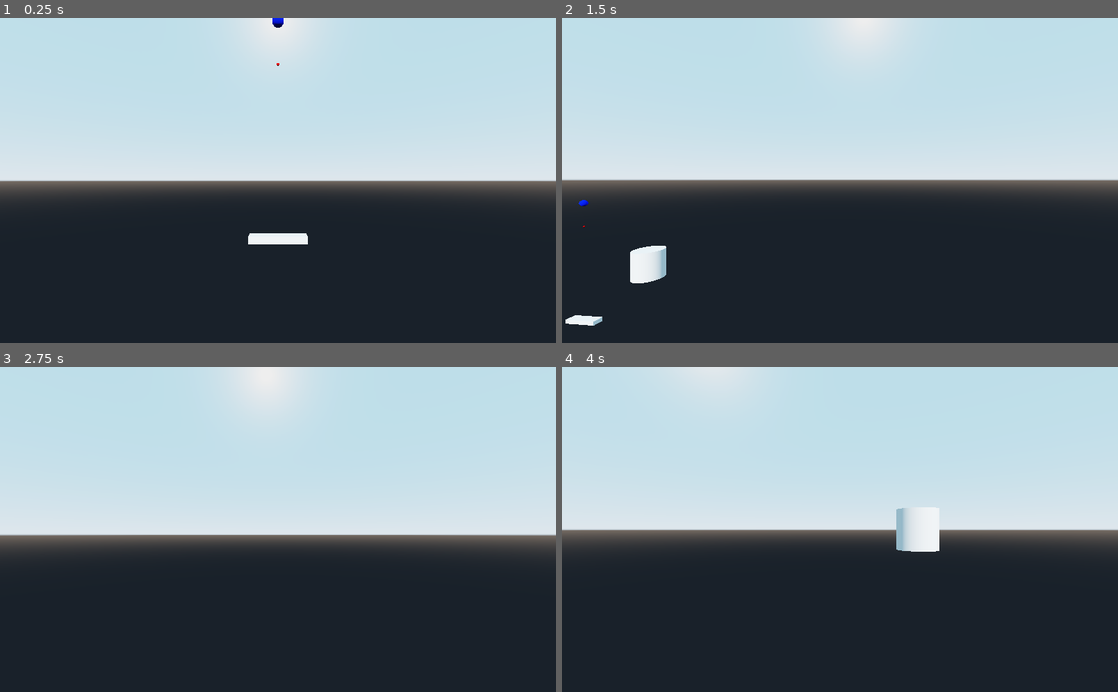
Above: before the commit, frames 1-4 (two rows, left to right).
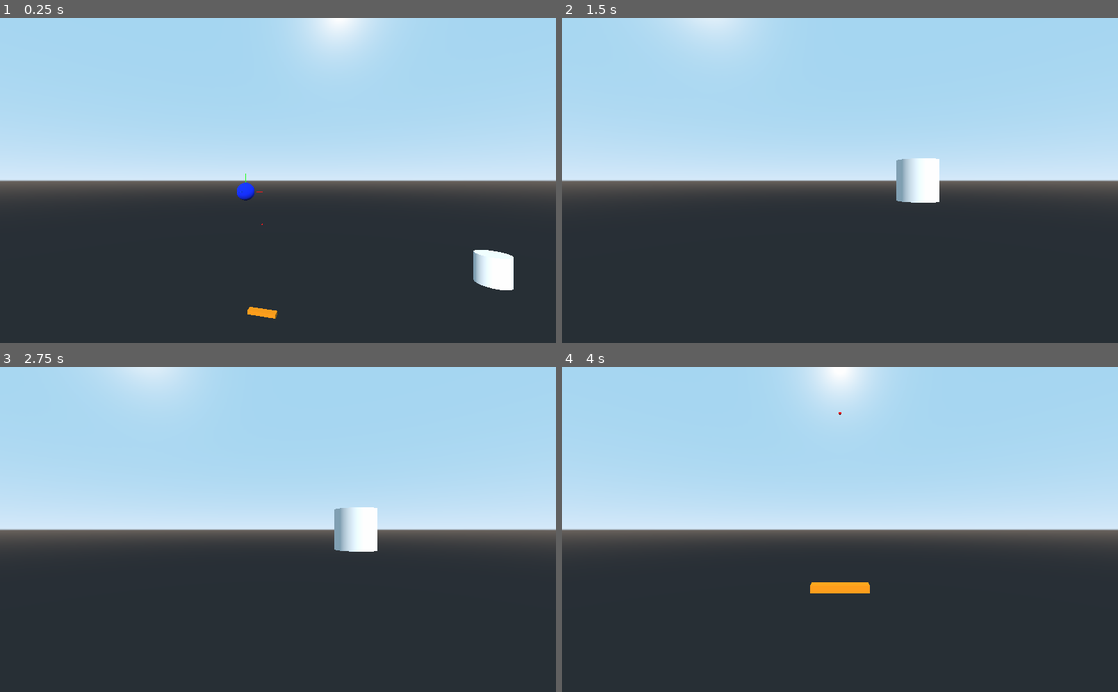
Above: after the commit, the same moments.

Repository: teratron/treaker
Game: Godot game, scene res://src/main/Main.tscn
The game is run twice, just before and just after one commit, with the same random seed, the same clock (stepped at 60 frames per second) and the same inputs.
Inputs (mouse positions are in pixels of both pictures, inside the frame that each line leads up to):
- Up to frame 1 (0.25 s): no input
- Up to frame 2 (1.5 s): tap Enter at 0.5 s; move the mouse to (867, 180) at 0.52 s; press the mouse at (867, 180) at 0.53 s; hold W (move_forward) from 0.53 s (still down); move the mouse to (812, 180) at 1.27 s; release the mouse at (812, 180) at 1.28 s; tap C (toggle_camera) at 1.35 s
- Up to frame 3 (2.75 s): keep holding W (move_forward); move the mouse to (289, 523) at 2.02 s; tap Alt (use_ability) at 2.1 s
- Up to frame 4 (4 s): keep holding W (move_forward); tap Space (move_up) at 2.75 s; move the mouse to (834, 536) at 2.77 s; click (834, 536) at 2.85 s; tap Enter at 3.5 s; move the mouse to (878, 532) at 3.52 s; hold C (toggle_camera) from 3.53 s (still down)

The runs differ from the first frame. In frame 1, 16% of the frame differs, in the area x 0-100%, y 0-93%; in frame 2, 17%, in the area x 0-100%, y 0-95%; in frame 3, 16%; in frame 4, 17%.
Error before the commit: Parse Error: The member "position" already exists in a parent class. (res://src/player/Ball.gd:8)

Commit message:
Add axis

Diff:
--- /dev/null
+++ b/app/src/debug/Axis.tscn
@@ -0,0 +1,41 @@
+[gd_scene load_steps=7 format=2]
+
+[sub_resource type="SpatialMaterial" id=7]
+albedo_color = Color( 1, 0, 0, 1 )
+
+[sub_resource type="CubeMesh" id=2]
+material = SubResource( 7 )
+size = Vector3( 2, 0.05, 0.05 )
+
+[sub_resource type="SpatialMaterial" id=6]
+albedo_color = Color( 0.0784314, 1, 0, 1 )
+
+[sub_resource type="CubeMesh" id=3]
+material = SubResource( 6 )
+size = Vector3( 0.05, 2, 0.05 )
+
+[sub_resource type="SpatialMaterial" id=4]
+albedo_color = Color( 0, 0.298039, 1, 1 )
+
+[sub_resource type="CubeMesh" id=5]
+material = SubResource( 4 )
+size = Vector3( 0.05, 0.05, 2 )
+
+[node name="Axis" type="Spatial"]
+
+[node name="X" type="MeshInstance" parent="."]
+transform = Transform( 1, 0, 0, 0, 1, 0, 0, 0, 1, 1, 0, 0 )
+mesh = SubResource( 2 )
+material/0 = null
+
+[node name="Y" type="MeshInstance" parent="."]
+transform = Transform( 1, 0, 0, 0, 1, 0, 0, 0, 1, 0, 1, 0 )
+mesh = SubResource( 3 )
+skeleton = NodePath("../X")
+material/0 = null
+
+[node name="Z" type="MeshInstance" parent="."]
+transform = Transform( 1, 0, 0, 0, 1, 0, 0, 0, 1, 0, 0, 1 )
+mesh = SubResource( 5 )
+skeleton = NodePath("../X")
+material/0 = null
--- a/app/src/debug/CameraFloat.gd
+++ b/app/src/debug/CameraFloat.gd
@@ -2,7 +2,7 @@
 
 
 const MOUSE_SENSITIVITY = 0.002
-const MOVE_SPEED = 0.8
+const MOVE_SPEED = 1.2
 
 var rotate   = Vector3()
 var velocity = Vector3()
--- a/app/src/debug/Debug.tscn
+++ b/app/src/debug/Debug.tscn
@@ -12,7 +12,7 @@
 }
 
 [node name="CameraFloat" type="Camera" parent="." groups=["camera"]]
-transform = Transform( 0.707107, 0, 0.707107, 0, 1, 0, -0.707107, 0, 0.707107, 15, 6, 19 )
+transform = Transform( 0.965926, 0, 0.258819, 0, 1, 0, -0.258819, 0, 0.965926, -10, 6, 19 )
 script = ExtResource( 1 )
 
 [node name="CameraStatic" type="Camera" parent="." groups=["camera"]]
--- a/app/src/player/Ball.gd
+++ b/app/src/player/Ball.gd
@@ -1,23 +1,30 @@
-extends MeshInstance
+extends RigidBody
 
 
-const DEFAULT_SPEED = 10
+#const DEFAULT_SPEED = 10
+#
+#var _speed = DEFAULT_SPEED
+#var direction = Vector3.UP
+#var position = Transform()
+#
+##onready var _initial_pos = position
+#
+#
+#func _ready():
+#	pass
 
-var _speed = DEFAULT_SPEED
-var direction = Vector3.UP
-var position = Transform()
 
-#onready var _initial_pos = position
+func _physics_process(_delta):
+	#transform = transform.orthonormalized()
+	print(transform.origin)
 
-func _ready():
-	pass
+#	_speed += delta * 2
+#	transform.origin = Vector3(-_speed, -_speed, 0) * direction
 
-func _physics_process(delta):
-	_speed += delta * 2
-	transform.origin = Vector3(-_speed, -_speed, 0) * direction
 	#prints(Vector3(-_speed, -_speed, 0), transform.origin)
 	#position += _speed * delta * direction
 	#transform = position.translated(Vector3(0, 1, 0))
+	pass
 
 
 #func reset():
--- a/app/src/player/Ball.tres
+++ b/app/src/player/Ball.tres
@@ -5,5 +5,3 @@
 
 [resource]
 material = SubResource( 3 )
-radius = 0.4
-height = 0.8
--- a/app/src/player/Ball.tscn
+++ b/app/src/player/Ball.tscn
@@ -2,24 +2,18 @@
 
 [ext_resource path="res://src/player/Ball.gd" type="Script" id=1]
 [ext_resource path="res://src/player/Ball.tres" type="SphereMesh" id=2]
-
-[sub_resource type="SphereShape" id=2]
-radius = 0.4
+[ext_resource path="res://src/debug/Axis.tscn" type="PackedScene" id=3]
 
 [sub_resource type="SphereShape" id=1]
-radius = 0.4
 
-[node name="Ball" type="MeshInstance"]
+[node name="Ball" type="RigidBody"]
+script = ExtResource( 1 )
+
+[node name="MeshInstance" type="MeshInstance" parent="."]
 mesh = ExtResource( 2 )
 material/0 = null
-script = ExtResource( 1 )
 
-[node name="RigidBody" type="RigidBody" parent="."]
+[node name="CollisionShape" type="CollisionShape" parent="."]
+shape = SubResource( 1 )
 
-[node name="CollisionShape" type="CollisionShape" parent="RigidBody"]
-shape = SubResource( 2 )
-
-[node name="Area" type="Area" parent="."]
-
-[node name="CollisionShape" type="CollisionShape" parent="Area"]
-shape = SubResource( 1 )
+[node name="Axis" parent="." instance=ExtResource( 3 )]
--- a/app/src/player/Boundary.tscn
+++ b/app/src/player/Boundary.tscn
@@ -1,35 +1,50 @@
-[gd_scene load_steps=5 format=2]
+[gd_scene load_steps=6 format=2]
 
-[sub_resource type="PhysicsMaterial" id=4]
+[sub_resource type="PhysicsMaterial" id=9]
+friction = 0.0
+bounce = 1.0
 
 [sub_resource type="CylinderMesh" id=5]
-flip_faces = true
-top_radius = 6.0
-bottom_radius = 6.0
+top_radius = 12.0
+bottom_radius = 12.0
+height = 10.0
+rings = 1
+
+[sub_resource type="SpatialMaterial" id=8]
+params_cull_mode = 1
 
 [sub_resource type="CylinderShape" id=3]
-radius = 6.0
+radius = 12.0
+height = 10.0
 
-[sub_resource type="CylinderShape" id=6]
-radius = 3.0
+[sub_resource type="BoxShape" id=7]
+extents = Vector3( 12, 1, 5 )
 
 [node name="Boundary" type="StaticBody"]
-physics_material_override = SubResource( 4 )
+physics_material_override = SubResource( 9 )
 
 [node name="MeshInstance" type="MeshInstance" parent="."]
 transform = Transform( 1, 0, 0, 0, -4.37114e-08, -1, 0, 1, -4.37114e-08, 0, 0, 0 )
+visible = false
 mesh = SubResource( 5 )
-material/0 = null
+material/0 = SubResource( 8 )
 
 [node name="CollisionShape" type="CollisionShape" parent="."]
 transform = Transform( 1, 0, 0, 0, 0, -1, 0, 1, 0, 0, 0, 0 )
 shape = SubResource( 3 )
 
-[node name="Area" type="Area" parent="."]
-space_override = 3
-gravity_point = true
-gravity_vec = Vector3( 0, 0, 0 )
+[node name="CollisionShape2" type="CollisionShape" parent="."]
+transform = Transform( 1, 0, 0, 0, 1, 0, 0, 0, 1, 0, 13, 0 )
+shape = SubResource( 7 )
 
-[node name="CollisionShape" type="CollisionShape" parent="Area"]
-transform = Transform( 1, 0, 0, 0, -4.37114e-08, -1, 0, 1, -4.37114e-08, 0, 0, 0 )
-shape = SubResource( 6 )
+[node name="CollisionShape3" type="CollisionShape" parent="."]
+transform = Transform( 1, 0, 0, 0, 1, 0, 0, 0, 1, 0, -13, 0 )
+shape = SubResource( 7 )
+
+[node name="CollisionShape4" type="CollisionShape" parent="."]
+transform = Transform( -4.37114e-08, -1, 0, 1, -4.37114e-08, 0, 0, 0, 1, -13, -3.0598e-07, 0 )
+shape = SubResource( 7 )
+
+[node name="CollisionShape5" type="CollisionShape" parent="."]
+transform = Transform( -4.37114e-08, -1, 0, 1, -4.37114e-08, 0, 0, 0, 1, 13, 3.0598e-07, 0 )
+shape = SubResource( 7 )
--- a/app/src/player/Paddle.gd
+++ b/app/src/player/Paddle.gd
@@ -1,4 +1,4 @@
-extends MeshInstance
+extends StaticBody
 
 
 #const MOVE_SPEED = 100
--- a/app/src/player/Paddle.tres
+++ b/app/src/player/Paddle.tres
@@ -1,4 +1,8 @@
-[gd_resource type="CubeMesh" format=2]
+[gd_resource type="CubeMesh" load_steps=2 format=2]
+
+[sub_resource type="SpatialMaterial" id=1]
+albedo_color = Color( 1, 0.560784, 0, 1 )
 
 [resource]
+material = SubResource( 1 )
 size = Vector3( 4, 0.5, 1 )
--- a/app/src/player/Paddle.tscn
+++ b/app/src/player/Paddle.tscn
@@ -6,20 +6,12 @@
 [sub_resource type="BoxShape" id=1]
 extents = Vector3( 2, 0.25, 0.5 )
 
-[sub_resource type="BoxShape" id=3]
-extents = Vector3( 2, 0.25, 0.5 )
+[node name="Paddle" type="StaticBody"]
+script = ExtResource( 1 )
 
-[node name="Paddle" type="MeshInstance"]
+[node name="MeshInstance" type="MeshInstance" parent="."]
 mesh = ExtResource( 2 )
 material/0 = null
-script = ExtResource( 1 )
 
-[node name="StaticBody" type="StaticBody" parent="."]
-
-[node name="CollisionShape" type="CollisionShape" parent="StaticBody"]
+[node name="CollisionShape" type="CollisionShape" parent="."]
 shape = SubResource( 1 )
-
-[node name="Area" type="Area" parent="."]
-
-[node name="CollisionShape" type="CollisionShape" parent="Area"]
-shape = SubResource( 3 )
--- a/app/src/player/Player.tscn
+++ b/app/src/player/Player.tscn
@@ -1,8 +1,7 @@
-[gd_scene load_steps=6 format=2]
+[gd_scene load_steps=5 format=2]
 
 [ext_resource path="res://src/player/Player.gd" type="Script" id=1]
 [ext_resource path="res://src/player/Paddle.tscn" type="PackedScene" id=2]
-[ext_resource path="res://src/player/Ball.tscn" type="PackedScene" id=3]
 
 [sub_resource type="SpatialMaterial" id=2]
 albedo_color = Color( 1, 0, 0, 1 )
@@ -26,9 +25,6 @@
 
 [node name="Camera" type="Camera" parent="Rotor" groups=["camera"]]
 
-[node name="Ball" parent="." instance=ExtResource( 3 )]
-transform = Transform( 1, 0, 0, 0, 1, 0, 0, 0, 1, 0, 3, 0 )
-
 [node name="Center" type="MeshInstance" parent="."]
 mesh = SubResource( 1 )
 material/0 = null
--- a/app/src/world/World.gd
+++ b/app/src/world/World.gd
@@ -10,8 +10,9 @@
 #	print(get_viewport().print_tree())
 
 
-#func _process(delta):
-#	pass
+func _physics_process(_delta):
+	#print($Ball.global_transform.origin)
+	pass
 
 
 #func _input(event):
--- a/app/src/world/World.tscn
+++ b/app/src/world/World.tscn
@@ -1,21 +1,24 @@
-[gd_scene load_steps=5 format=2]
+[gd_scene load_steps=6 format=2]
 
 [ext_resource path="res://src/debug/Debug.tscn" type="PackedScene" id=1]
 [ext_resource path="res://src/player/Player.tscn" type="PackedScene" id=2]
 [ext_resource path="res://src/world/World.gd" type="Script" id=3]
-[ext_resource path="res://src/world/World.tres" type="Environment" id=4]
+[ext_resource path="res://src/player/Ball.tscn" type="PackedScene" id=4]
+[ext_resource path="res://src/player/Boundary.tscn" type="PackedScene" id=5]
 
 [node name="World" type="Spatial"]
 script = ExtResource( 3 )
-
-[node name="Player" parent="." instance=ExtResource( 2 )]
 
 [node name="Debug" parent="." instance=ExtResource( 1 )]
 process_priority = 1
 transform = Transform( 1, 0, 0, 0, 1, 0, 0, 0, 1, 20.2528, 0, 11 )
 
+[node name="Player" parent="." instance=ExtResource( 2 )]
+
+[node name="Ball" parent="." instance=ExtResource( 4 )]
+transform = Transform( 1, 0, 0, 0, 1, 0, 0, 0, 1, 0, 5, 0 )
+
+[node name="Boundary" parent="." instance=ExtResource( 5 )]
+
 [node name="DirectionalLight" type="DirectionalLight" parent="."]
 transform = Transform( 1, 0, 0, 0, 0.866025, 0.5, 0, -0.5, 0.866025, 0, 9, 6 )
-
-[node name="WorldEnvironment" type="WorldEnvironment" parent="."]
-environment = ExtResource( 4 )
Not shown: 1 places in app/src/player/Paddle.tscn that only renumber resources
